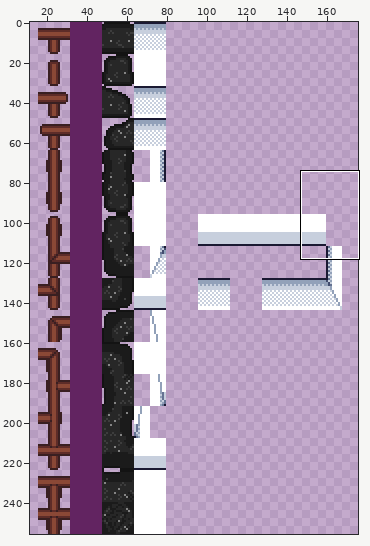
Pixel-art file, stored at aseprite/tiles_constructions.aseprite. Above, an overview of the earlier version with the close-up marked.
Close-up. The starting point:
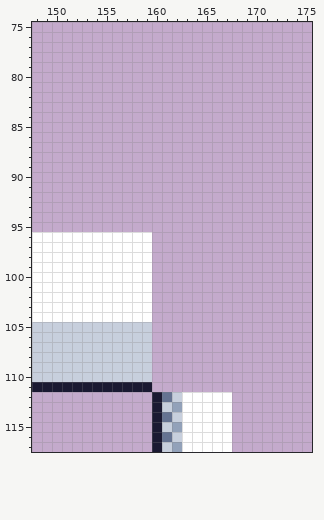
176x256 pixels, 1 frame. Shown: x 148..175, y 75..117. The wide view leaves out empty margins.
After:
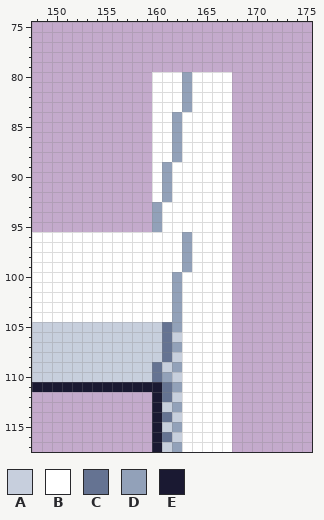
Palette (. is transparent): A #c7cfdd  B #ffffff  C #657392  D #92a1b9  E #1a1932
The exact change:
Changed rows in their new state; - is an unchanged pixel.
first column x 160:
 80 BBBDBBBB
 81 BBBDBBBB
 82 BBBDBBBB
 83 BBBDBBBB
 84 BBDBBBBB
 85 BBDBBBBB
 86 BBDBBBBB
 87 BBDBBBBB
 88 BBDBBBBB
 89 BDBBBBBB
 90 BDBBBBBB
 91 BDBBBBBB
 92 BDBBBBBB
 93 DBBBBBBB
 94 DBBBBBBB
 95 DBBBBBBB
 96 BBBDBBBB
 97 BBBDBBBB
 98 BBBDBBBB
 99 BBBDBBBB
100 BBDBBBBB
101 BBDBBBBB
102 BBDBBBBB
103 BBDBBBBB
104 BBDBBBBB
105 ACDBBBBB
106 ACABBBBB
107 ACDBBBBB
108 ACABBBBB
109 CADBBBBB
110 CDABBBBB
111 ECDBBBBB
